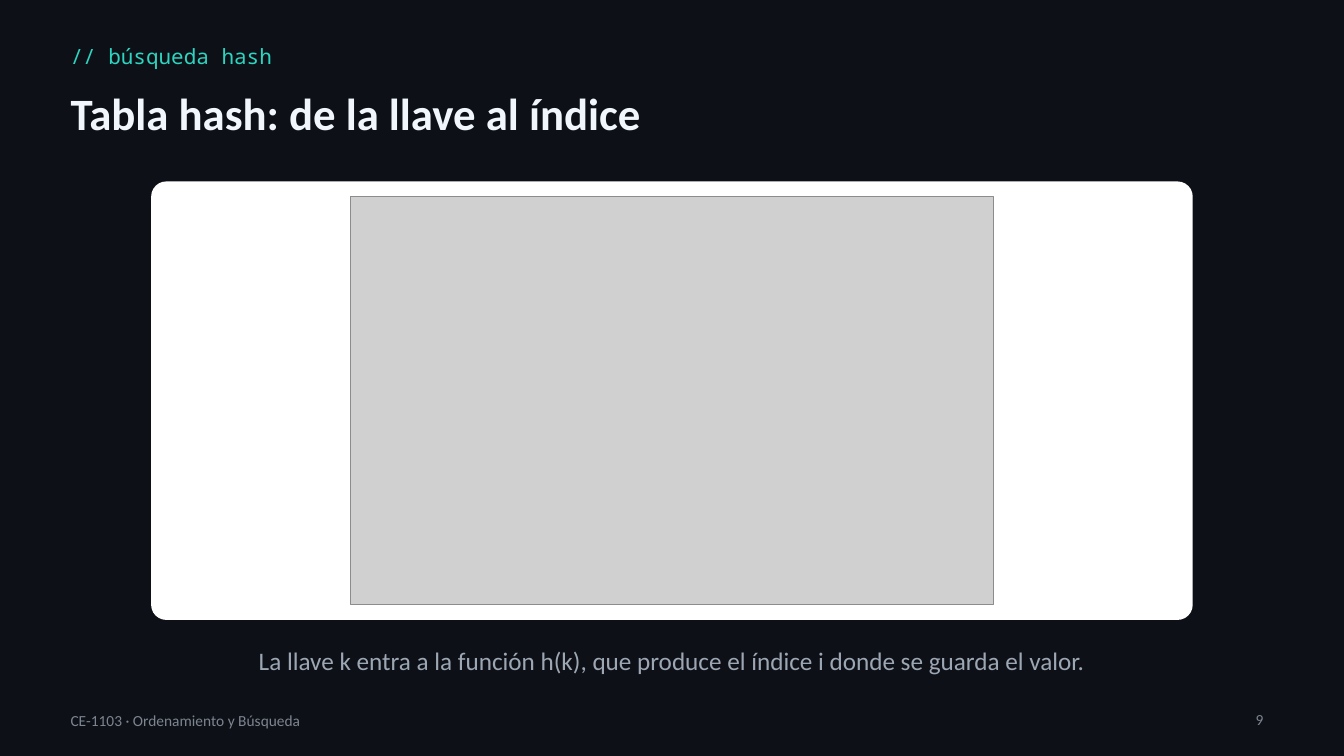
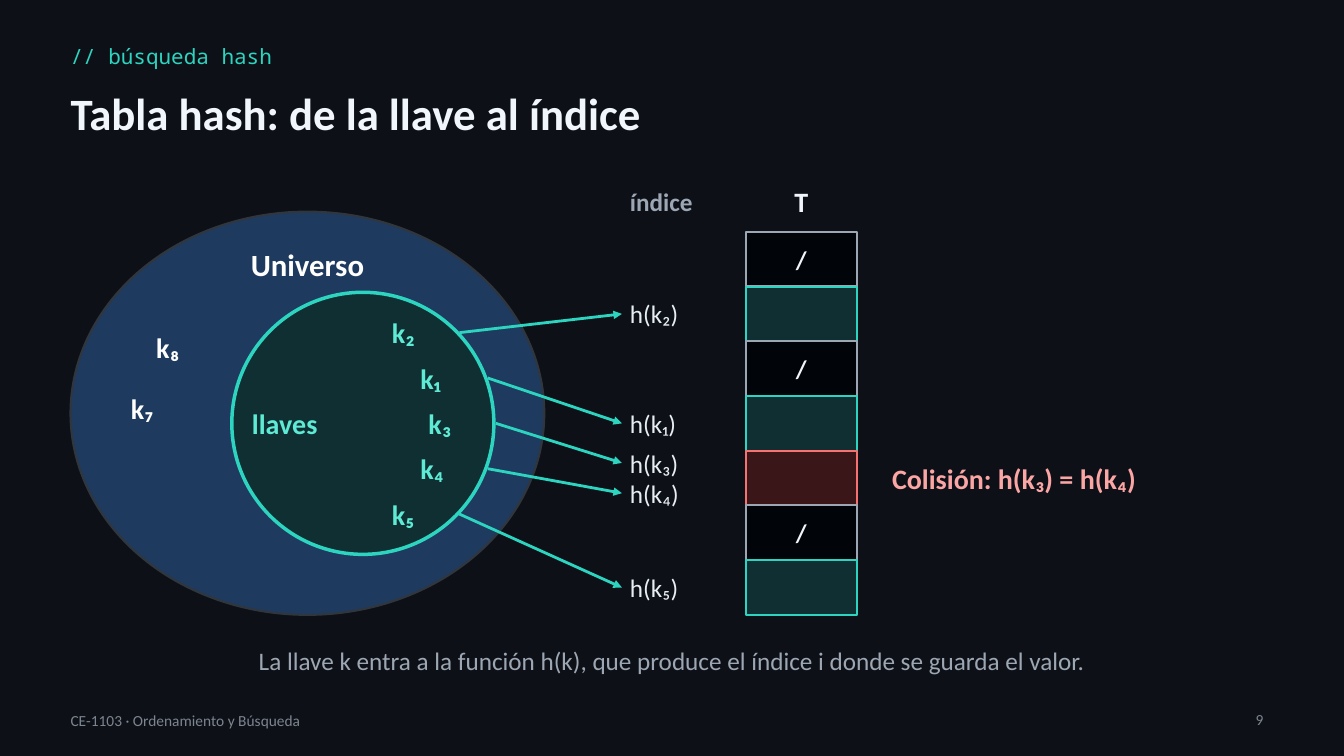
Before and after one commit to itcr-computer-engineering/data-structures-and-algorithms, a slide deck: slide 9 of presentaciones/ce-1103/Lección 04 - Ordenamiento y Búsqueda.pptx. Drawn at 1344x756 pixels with LibreOffice and Linux fonts; fonts in the diff are those of the drawing; grey boxes stand for pictures. Boxes give left, top, right and bottom in pixels: in the first picture for what was removed or moved away, otherwise in the second. Text is boxed around its words. In the diff, an @@ line names an element or a change of style, - is before the commit and + after.

```diff
--- a/presentaciones/ce-1103/Lección 04 - Ordenamiento y Búsqueda.pptx
+++ b/presentaciones/ce-1103/Lección 04 - Ordenamiento y Búsqueda.pptx
@@ rounded rectangle removed at box(151, 181, 1193, 620) @@
@@ picture removed at box(351, 197, 993, 605) @@
@@ text added at box(630, 193, 693, 211), 18 pt, text #9DA7B3, bold @@
+índice
@@ text added at box(794, 194, 808, 212), 20 pt, text #F0F6FC, bold @@
+T
@@ ellipse added at box(71, 212, 544, 615), fill #1F3A5F, outline #30363D 1.5 pt @@
@@ rectangle added at box(746, 232, 857, 286), fill #010409, outline #9DA7B3 1.5 pt, 18 pt, text #F0F6FC, bold @@
+/
@@ text added at box(251, 254, 364, 277), 22 pt, text #FFFFFF, bold @@
+Universo
@@ ellipse added at box(232, 292, 494, 555), fill #0F2F33, outline #2DD4BF 2.5 pt @@
@@ rectangle added at box(746, 286, 857, 341), fill #0F2F33, outline #2DD4BF 1.5 pt @@
@@ text added at box(392, 323, 415, 346), 20 pt, text #5EEAD4, bold @@
+k₂
@@ arrow added from (460, 333) to (622, 314), #2DD4BF 2 pt @@
@@ text added at box(630, 305, 678, 327), 18 pt, text #E6EDF3 @@
+h(k₂)
@@ text added at box(156, 338, 180, 361), 20 pt, text #FFFFFF, bold @@
+k₈
@@ rectangle added at box(746, 342, 857, 396), fill #010409, outline #9DA7B3 1.5 pt, 18 pt, text #F0F6FC, bold @@
+/
@@ text added at box(420, 369, 440, 392), 20 pt, text #5EEAD4, bold @@
+k₁
@@ arrow added from (488, 378) to (622, 423), #2DD4BF 2 pt @@
@@ text added at box(131, 399, 154, 422), 20 pt, text #FFFFFF, bold @@
+k₇
@@ text added at box(252, 414, 318, 434), 20 pt, text #5EEAD4, bold @@
+llaves
@@ text added at box(428, 414, 451, 437), 20 pt, text #5EEAD4, bold @@
+k₃
@@ text added at box(630, 414, 676, 437), 18 pt, text #E6EDF3 @@
+h(k₁)
@@ rectangle added at box(746, 396, 857, 451), fill #0F2F33, outline #2DD4BF 1.5 pt @@
@@ arrow added from (496, 423) to (622, 463), #2DD4BF 2 pt @@
@@ text added at box(420, 459, 444, 482), 20 pt, text #5EEAD4, bold @@
+k₄
@@ arrow added from (488, 469) to (622, 493), #2DD4BF 2 pt @@
@@ text added at box(630, 455, 678, 477), 18 pt, text #E6EDF3 @@
+h(k₃)
@@ rectangle added at box(746, 451, 857, 505), fill #3B1618, outline #F87171 1.5 pt @@
@@ text added at box(892, 468, 1136, 493), 20 pt, text #FCA5A5, bold @@
+Colisión: h(k₃) = h(k₄)
@@ text added at box(392, 505, 415, 528), 20 pt, text #5EEAD4, bold @@
+k₅
@@ text added at box(630, 484, 679, 507), 18 pt, text #E6EDF3 @@
+h(k₄)
@@ rectangle added at box(746, 505, 857, 560), fill #010409, outline #9DA7B3 1.5 pt, 18 pt, text #F0F6FC, bold @@
+/
@@ arrow added from (460, 514) to (622, 588), #2DD4BF 2 pt @@
@@ rectangle added at box(746, 561, 857, 615), fill #0F2F33, outline #2DD4BF 1.5 pt @@
@@ text added at box(630, 579, 678, 601), 18 pt, text #E6EDF3 @@
+h(k₅)
```
Also in this commit, not shown: 6 other slides changed, 28 other files.
